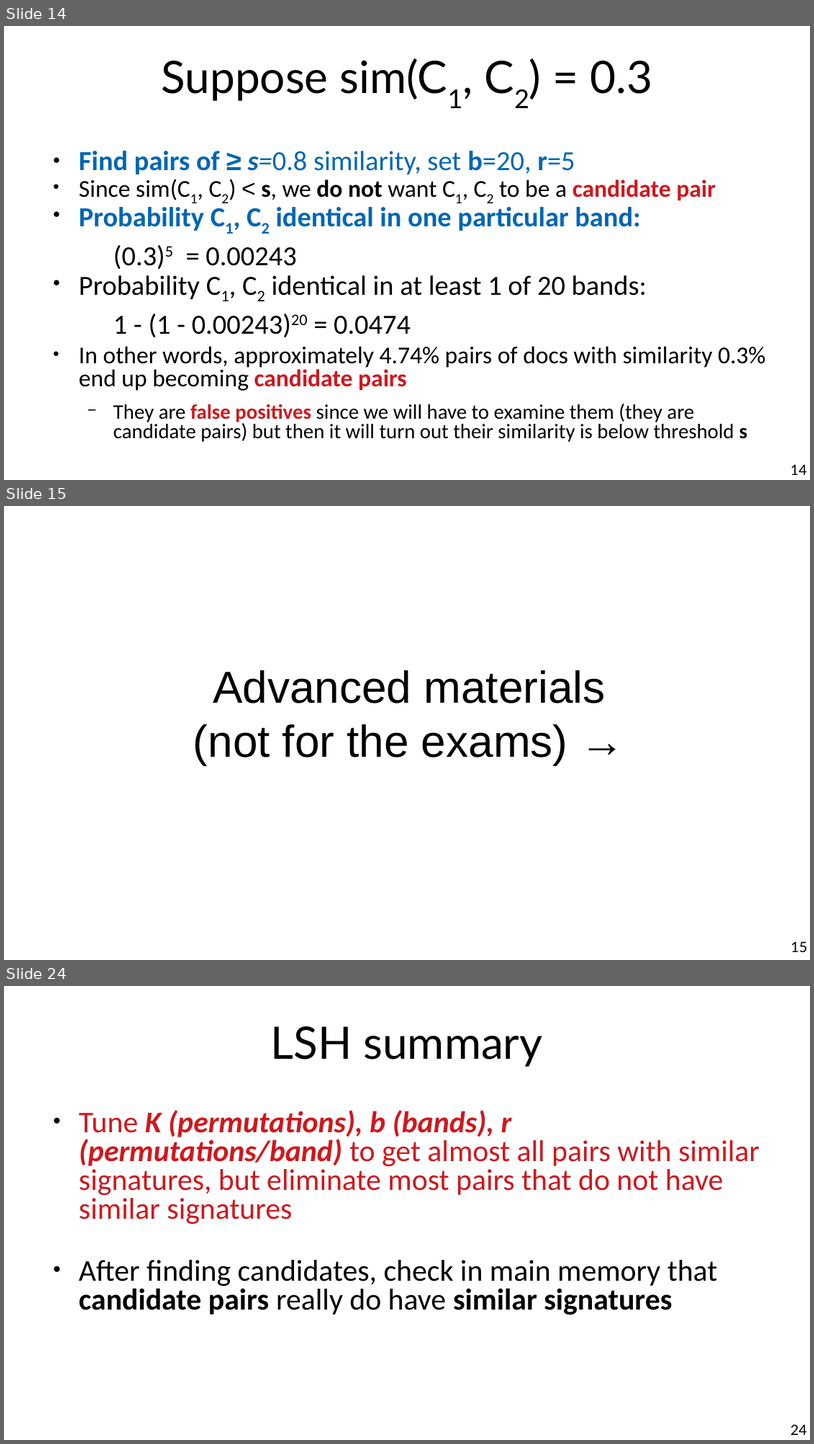
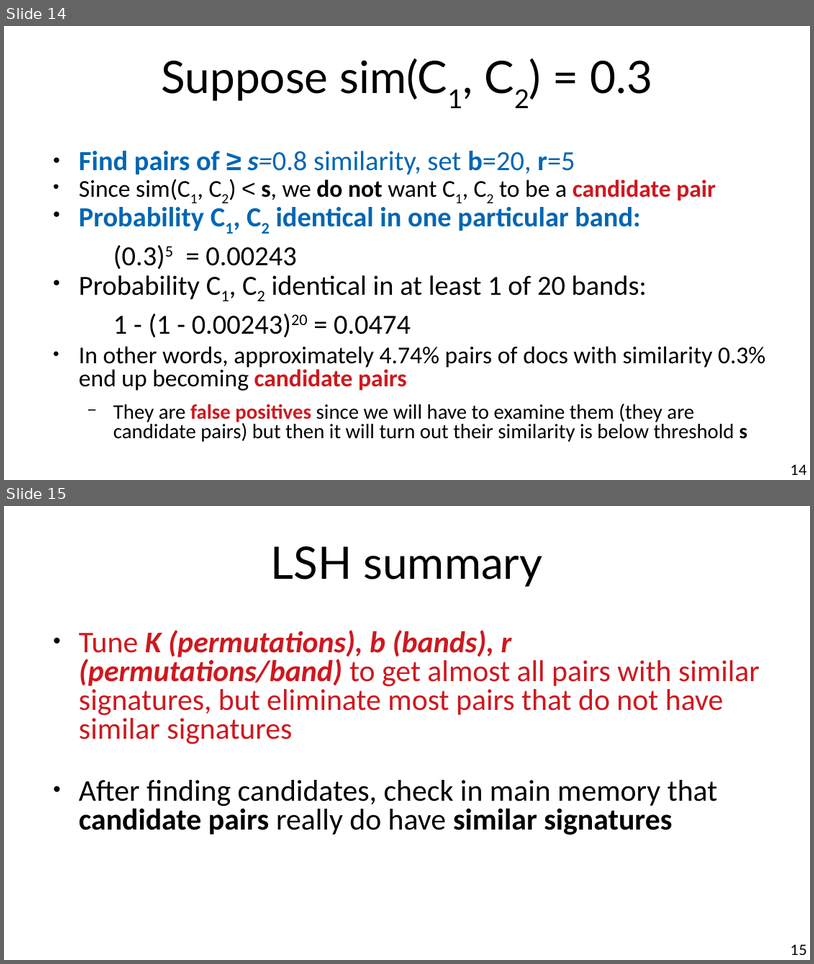
Before and after one commit to marco-calautti/data-mining-course, a slide deck: theory/tt09_locality_sensitive_hashing.odp. Shown one above the other, each under a label of ours: slides 14, 15 and 24 before the commit, slides 14 and 15 after it; the slides between them are not shown. The pictures are 814x1444 and 814x964 pixels, drawn with LibreOffice and Linux fonts; fonts in the diff are those of the drawing. Boxes give left, top, right and bottom in pixels: in the first picture for what was removed or moved away, otherwise in the second. Text is boxed around its words. In the diff, an @@ line names an element or a change of style, - is before the commit and + after.

```diff
--- a/theory/tt09_locality_sensitive_hashing.odp
+++ b/theory/tt09_locality_sensitive_hashing.odp
@@ slide 15 removed at [4, 506, 810, 960], background #FFFFFF @@
@@ title removed at [193, 670, 606, 764] @@
-Advanced materials
-(not for the exams) →
@@ page number removed at [791, 941, 808, 952] @@
-15
@@ what was slide 24 is now slide 15 @@
@@ page number at [791, 944, 808, 955]: text changed @@
-24
+15
```
Also in this commit, not shown: 8 other slides removed, 3 other files.
